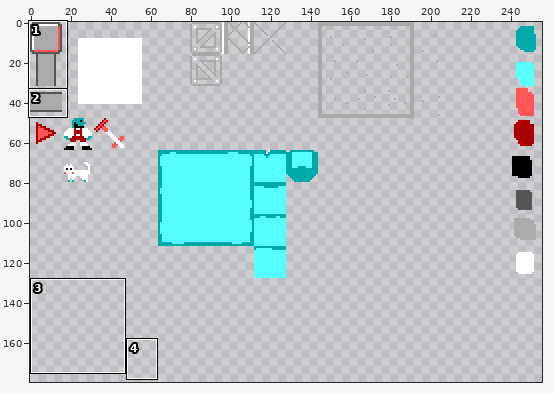
A sprite sheet gets an edit: src/assets/images/tileset.png. The first picture is a wide view before the edit; the outline marks the close-up.
Close-up. As it was:
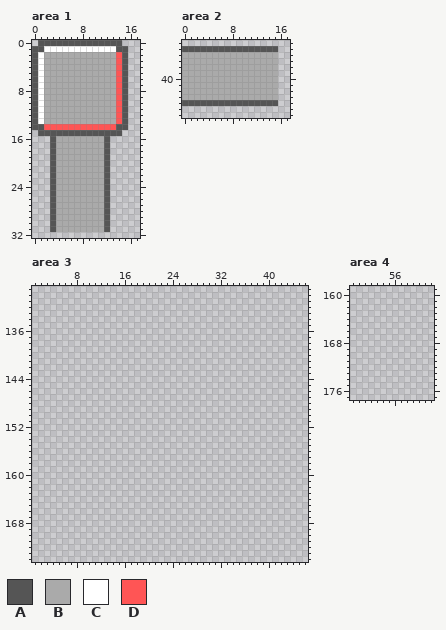
The file is 256x256 pixels. Pixels under 10% opacity are left out. Colours within 5 levels of each other are drawn and written as one. Shown: area 1: x 0..17, y 0..32; area 2: x 0..17, y 34..46; area 3: x 1..46, y 129..174; area 4: x 49..62, y 159..177. The wide view leaves out empty margins. The commit also changed other parts of the picture, which this record leaves out.
Palette (. is transparent): A #555555  B #aaaaaa  C #ffffff  D #ff5555
Pixels before, area 1, first column x 0:
 0 .AAAAAAAAAAAAAA.
 1 AACCCCCCCCCCCCAA
 2 ACBBBBBBBBBBBBDA
 3 ACBBBBBBBBBBBBDA
 4 ACBBBBBBBBBBBBDA
 5 ACBBBBBBBBBBBBDA
 6 ACBBBBBBBBBBBBDA
 7 ACBBBBBBBBBBBBDA
 8 ACBBBBBBBBBBBBDA
 9 ACBBBBBBBBBBBBDA
10 ACBBBBBBBBBBBBDA
11 ACBBBBBBBBBBBBDA
12 ACBBBBBBBBBBBBDA
13 ACBBBBBBBBBBBBDA
14 AADDDDDDDDDDDDAA
15 .AAAAAAAAAAAAAA.
16 ...ABBBBBBBBA...
17 ...ABBBBBBBBA...
18 ...ABBBBBBBBA...
19 ...ABBBBBBBBA...
20 ...ABBBBBBBBA...
21 ...ABBBBBBBBA...
22 ...ABBBBBBBBA...
23 ...ABBBBBBBBA...
24 ...ABBBBBBBBA...
25 ...ABBBBBBBBA...
26 ...ABBBBBBBBA...
27 ...ABBBBBBBBA...
28 ...ABBBBBBBBA...
29 ...ABBBBBBBBA...
30 ...ABBBBBBBBA...
31 ...ABBBBBBBBA...
Pixels before, area 2, first column x 0:
35 AAAAAAAAAAAAAAAA
36 BBBBBBBBBBBBBBBB
37 BBBBBBBBBBBBBBBB
38 BBBBBBBBBBBBBBBB
39 BBBBBBBBBBBBBBBB
40 BBBBBBBBBBBBBBBB
41 BBBBBBBBBBBBBBBB
42 BBBBBBBBBBBBBBBB
43 BBBBBBBBBBBBBBBB
44 AAAAAAAAAAAAAAAA
Once edited:
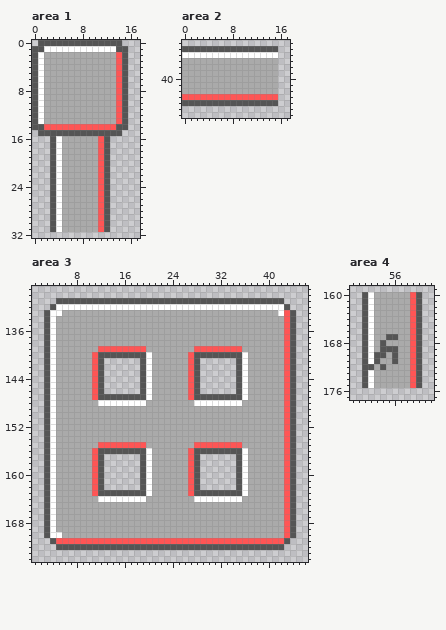
Edits made:
Changed rows in their new state; - is an unchanged pixel.
Area 1:
first column x 4:
16 C------D
17 C------D
18 C------D
19 C------D
20 C------D
21 C------D
22 C------D
23 C------D
24 C------D
25 C------D
26 C------D
27 C------D
28 C------D
29 C------D
30 C------D
31 C------D
Area 2:
first column x 0:
36 CCCCCCCCCCCCCCCC
first column x 0:
43 DDDDDDDDDDDDDDDD
Area 3:
first column x 3:
131 --AAAAAAAAAAAAAAAAAAAAAAAAAAAAAAAAAAAAAA--
132 -ACCCCCCCCCCCCCCCCCCCCCCCCCCCCCCCCCCCCCCA-
133 ACCBBBBBBBBBBBBBBBBBBBBBBBBBBBBBBBBBBBBCDA
134 ACBBBBBBBBBBBBBBBBBBBBBBBBBBBBBBBBBBBBBBDA
135 ACBBBBBBBBBBBBBBBBBBBBBBBBBBBBBBBBBBBBBBDA
136 ACBBBBBBBBBBBBBBBBBBBBBBBBBBBBBBBBBBBBBBDA
137 ACBBBBBBBBBBBBBBBBBBBBBBBBBBBBBBBBBBBBBBDA
138 ACBBBBBBBBBBBBBBBBBBBBBBBBBBBBBBBBBBBBBBDA
139 ACBBBBBBBDDDDDDDDBBBBBBBBDDDDDDDDBBBBBBBDA
140 ACBBBBBBDAAAAAAAACBBBBBBDAAAAAAAACBBBBBBDA
141 ACBBBBBBDA------ACBBBBBBDA------ACBBBBBBDA
142 ACBBBBBBDA------ACBBBBBBDA------ACBBBBBBDA
143 ACBBBBBBDA------ACBBBBBBDA------ACBBBBBBDA
144 ACBBBBBBDA------ACBBBBBBDA------ACBBBBBBDA
145 ACBBBBBBDA------ACBBBBBBDA------ACBBBBBBDA
146 ACBBBBBBDA------ACBBBBBBDA------ACBBBBBBDA
147 ACBBBBBBDAAAAAAAACBBBBBBDAAAAAAAACBBBBBBDA
148 ACBBBBBBBCCCCCCCCBBBBBBBBCCCCCCCCBBBBBBBDA
149 ACBBBBBBBBBBBBBBBBBBBBBBBBBBBBBBBBBBBBBBDA
150 ACBBBBBBBBBBBBBBBBBBBBBBBBBBBBBBBBBBBBBBDA
151 ACBBBBBBBBBBBBBBBBBBBBBBBBBBBBBBBBBBBBBBDA
152 ACBBBBBBBBBBBBBBBBBBBBBBBBBBBBBBBBBBBBBBDA
153 ACBBBBBBBBBBBBBBBBBBBBBBBBBBBBBBBBBBBBBBDA
154 ACBBBBBBBBBBBBBBBBBBBBBBBBBBBBBBBBBBBBBBDA
155 ACBBBBBBBDDDDDDDDBBBBBBBBDDDDDDDDBBBBBBBDA
156 ACBBBBBBDAAAAAAAACBBBBBBDAAAAAAAACBBBBBBDA
157 ACBBBBBBDA------ACBBBBBBDA------ACBBBBBBDA
158 ACBBBBBBDA------ACBBBBBBDA------ACBBBBBBDA
159 ACBBBBBBDA------ACBBBBBBDA------ACBBBBBBDA
160 ACBBBBBBDA------ACBBBBBBDA------ACBBBBBBDA
161 ACBBBBBBDA------ACBBBBBBDA------ACBBBBBBDA
162 ACBBBBBBDA------ACBBBBBBDA------ACBBBBBBDA
163 ACBBBBBBDAAAAAAAACBBBBBBDAAAAAAAACBBBBBBDA
164 ACBBBBBBBCCCCCCCCBBBBBBBBCCCCCCCCBBBBBBBDA
165 ACBBBBBBBBBBBBBBBBBBBBBBBBBBBBBBBBBBBBBBDA
166 ACBBBBBBBBBBBBBBBBBBBBBBBBBBBBBBBBBBBBBBDA
167 ACBBBBBBBBBBBBBBBBBBBBBBBBBBBBBBBBBBBBBBDA
168 ACBBBBBBBBBBBBBBBBBBBBBBBBBBBBBBBBBBBBBBDA
169 ACBBBBBBBBBBBBBBBBBBBBBBBBBBBBBBBBBBBBBBDA
170 ACCBBBBBBBBBBBBBBBBBBBBBBBBBBBBBBBBBBBBBDA
171 -ADDDDDDDDDDDDDDDDDDDDDDDDDDDDDDDDDDDDDDA-
172 --AAAAAAAAAAAAAAAAAAAAAAAAAAAAAAAAAAAAAA--
Area 4:
first column x 51:
160 ACBBBBBBDA
161 ACBBBBBBDA
162 ACBBBBBBDA
163 ACBBBBBBDA
164 ACBBBBBBDA
165 ACBBBBBBDA
166 ACBBBBBBDA
167 ACBBAABBDA
168 ACBABBBBDA
169 ACBAAABBDA
170 ACAABABBDA
171 ACABBABBDA
172 AABABBBBDA
173 ACBBBBBBDA
174 ACBBBBBBDA
175 ACBBBBBBDA
